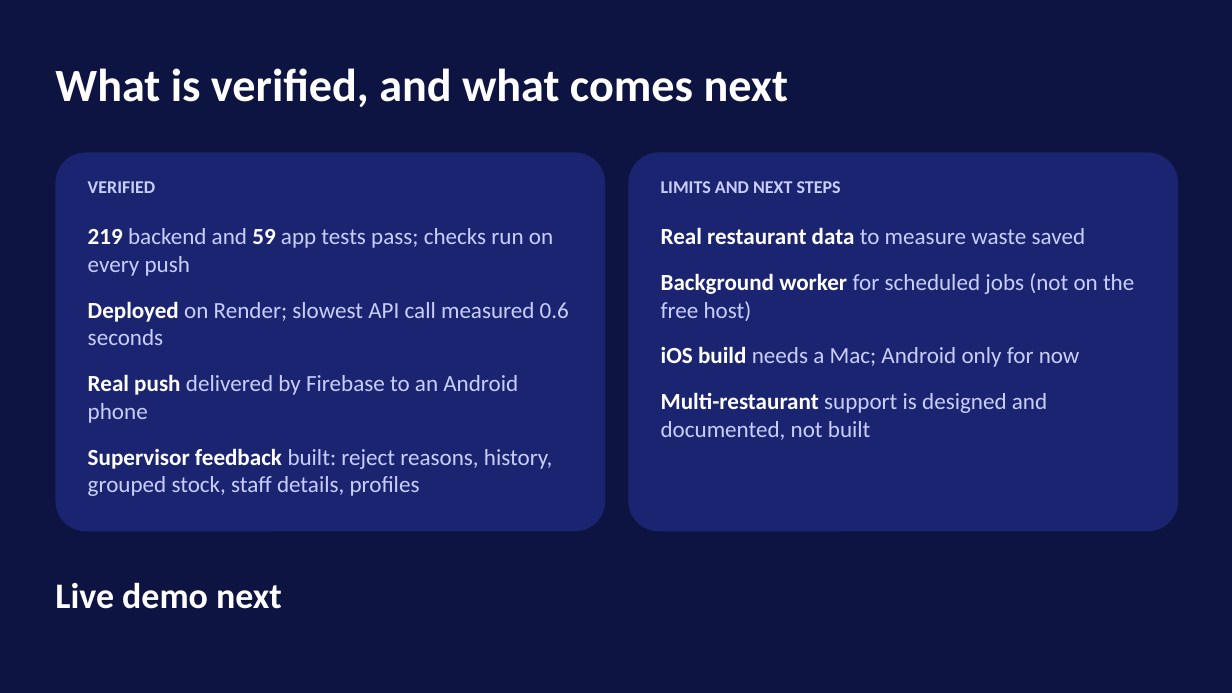
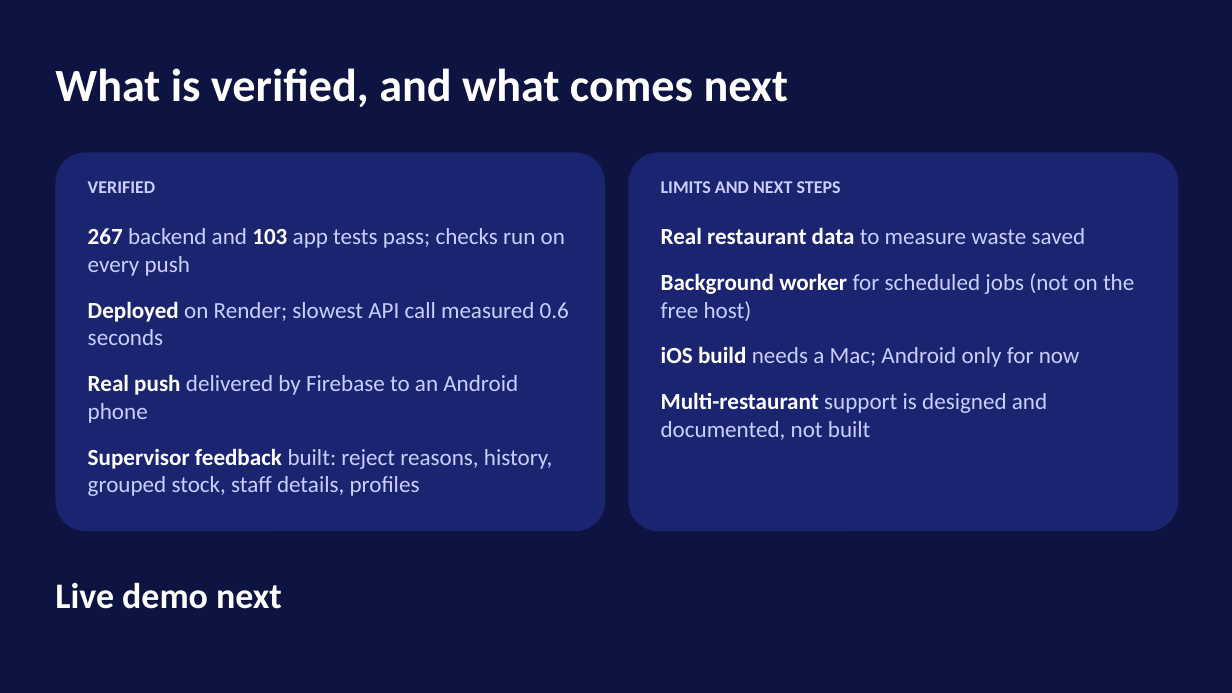
Before and after one commit to JimmyVanjlla/FYP-Prog, a slide deck: slide 7 of FYP_System_Preview.pptx. Drawn at 1232x693 pixels with LibreOffice and Linux fonts; fonts in the diff are those of the drawing. Boxes give left, top, right and bottom in pixels: in the first picture for what was removed or moved away, otherwise in the second. Text is boxed around its words. In the diff, an @@ line names an element or a change of style, - is before the commit and + after.

```diff
--- a/FYP_System_Preview.pptx
+++ b/FYP_System_Preview.pptx
@@ text at box(88, 228, 565, 276): text changed @@
-219 backend and 59 app tests pass; checks run on every push
+267 backend and 103 app tests pass; checks run on every push
```
Also in this commit, not shown: 2 other slides changed.
